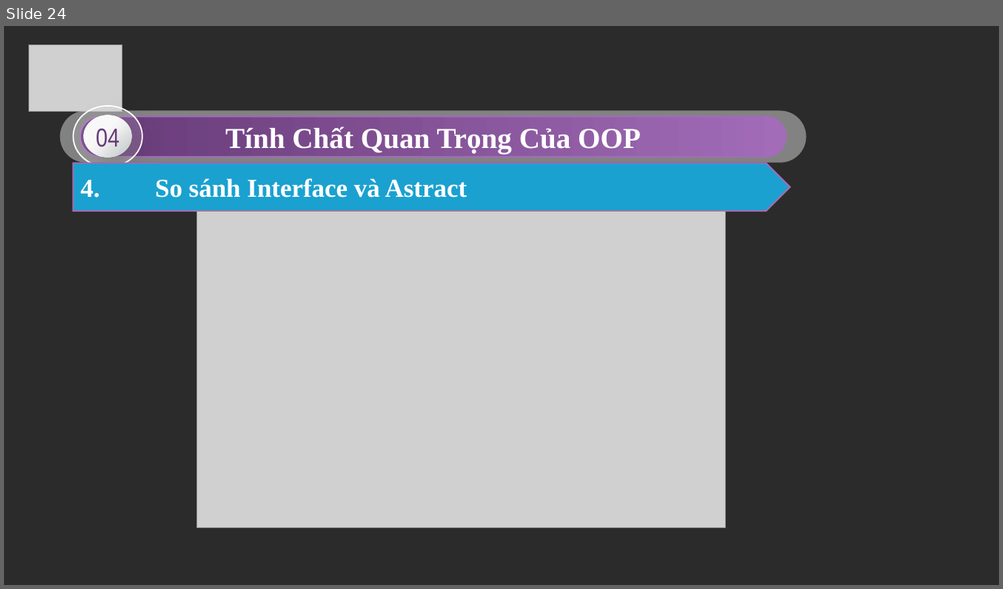
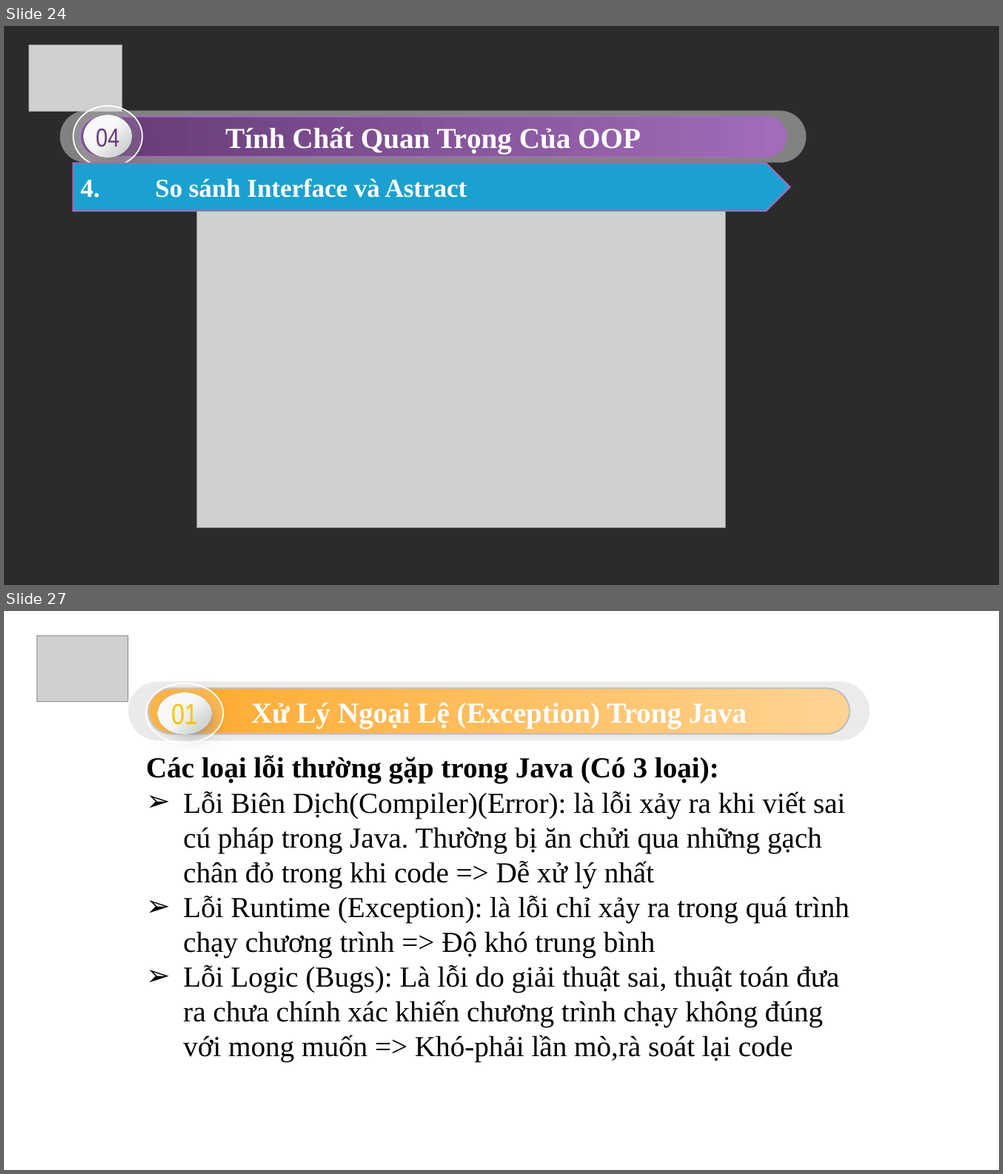
Before and after one commit to sonnguyen17099/t3h_slide, a slide deck: Bài 5.pptx. Shown one above the other, each under a label of ours: slide 24 before the commit, slides 24 and 27 after it; the slides between them are not shown. The pictures are 1003x589 and 1003x1174 pixels, drawn with LibreOffice and Linux fonts; fonts in the diff are those of the drawing; grey boxes stand for pictures; background and template pictures are left out; a plain dark background stands for a picture behind light text. Boxes give left, top, right and bottom in pixels: in the first picture for what was removed or moved away, otherwise in the second. Text is boxed around its words. In the diff, an @@ line names an element or a change of style, - is before the commit and + after.

```diff
--- a/Bài 5.pptx
+++ b/Bài 5.pptx
@@ slide 27 added at (4,611,999,1170), background #FFFFFF @@
@@ picture added at (37,635,128,701) @@
@@ rounded rectangle added at (128,682,870,741), fill #D9D9D9 at 50% opacity @@
@@ group added at (146,675,251,780): 3 ellipses, 1 freeform shape @@
+01
@@ rounded rectangle added at (148,689,849,734), fill gradient #FFAA2D to #FFD393, outline #FFFFFF 1.5 pt, 28 pt, text #FFFFFF, bold @@
+Xử Lý Ngoại Lệ (Exception) Trong Java
@@ text added at (146,755,849,1062), 28 pt, text #000000 @@
+Các loại lỗi thường gặp trong Java (Có 3 loại):
+➢ Lỗi Biên Dịch(Compiler)(Error): là lỗi xảy ra khi viết sai cú pháp trong Java. Thường bị ăn chửi qua những gạch chân đỏ trong khi code => Dễ xử lý nhất
+➢ Lỗi Runtime (Exception): là lỗi chỉ xảy ra trong quá trình chạy chương trình => Độ khó trung bình
+➢ Lỗi Logic (Bugs): Là lỗi do giải thuật sai, thuật toán đưa ra chưa chính xác khiến chương trình chạy không đúng với mong muốn => Khó-phải lần mò,rà soát lại code
```
Also in this commit, not shown: 27 other slides added.
